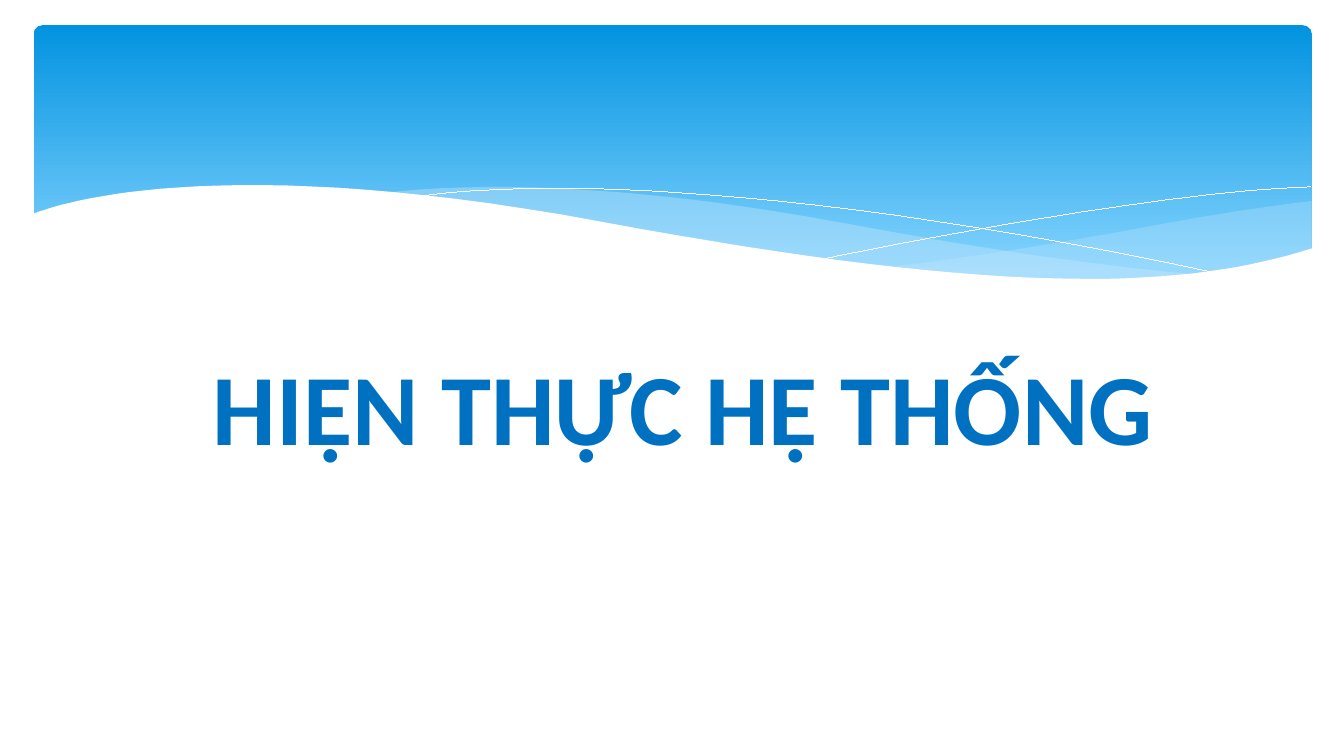
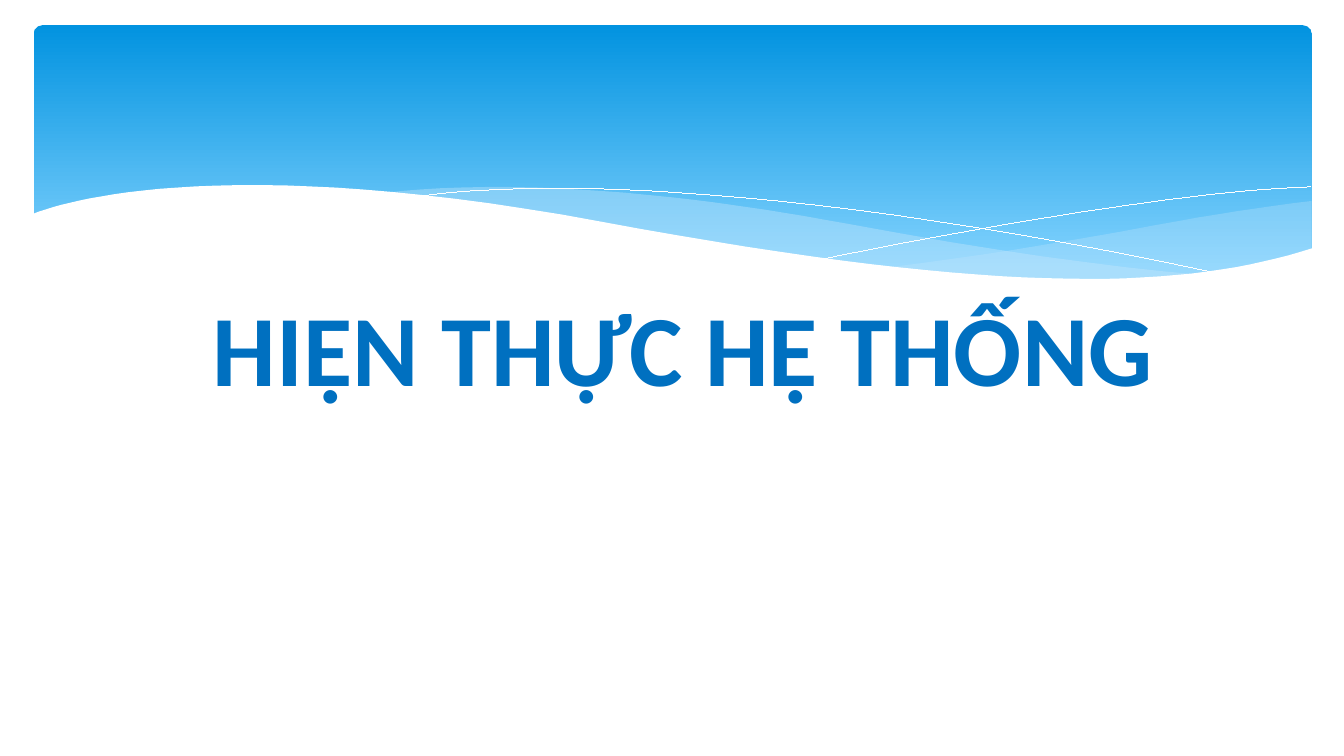
Before and after one commit to quoctrungdh/TaxiApp, a slide deck: slide 12 of BaoCao.pptx. Drawn at 1344x756 pixels with LibreOffice and Linux fonts; fonts in the diff are those of the drawing. Boxes give left, top, right and bottom in pixels: in the first picture for what was removed or moved away, otherwise in the second. Text is boxed around its words. In the diff, an @@ line names an element or a change of style, - is before the commit and + after.

```diff
--- a/BaoCao.pptx
+++ b/BaoCao.pptx
@@ title "HIỆN THỰC HỆ THỐNG": place and size @@
-title "HIỆN THỰC HỆ THỐNG" at (213, 361, 1153, 463)
+title "HIỆN THỰC HỆ THỐNG" at (213, 303, 1153, 404)
```
Also in this commit, not shown: 2 other slides changed.
